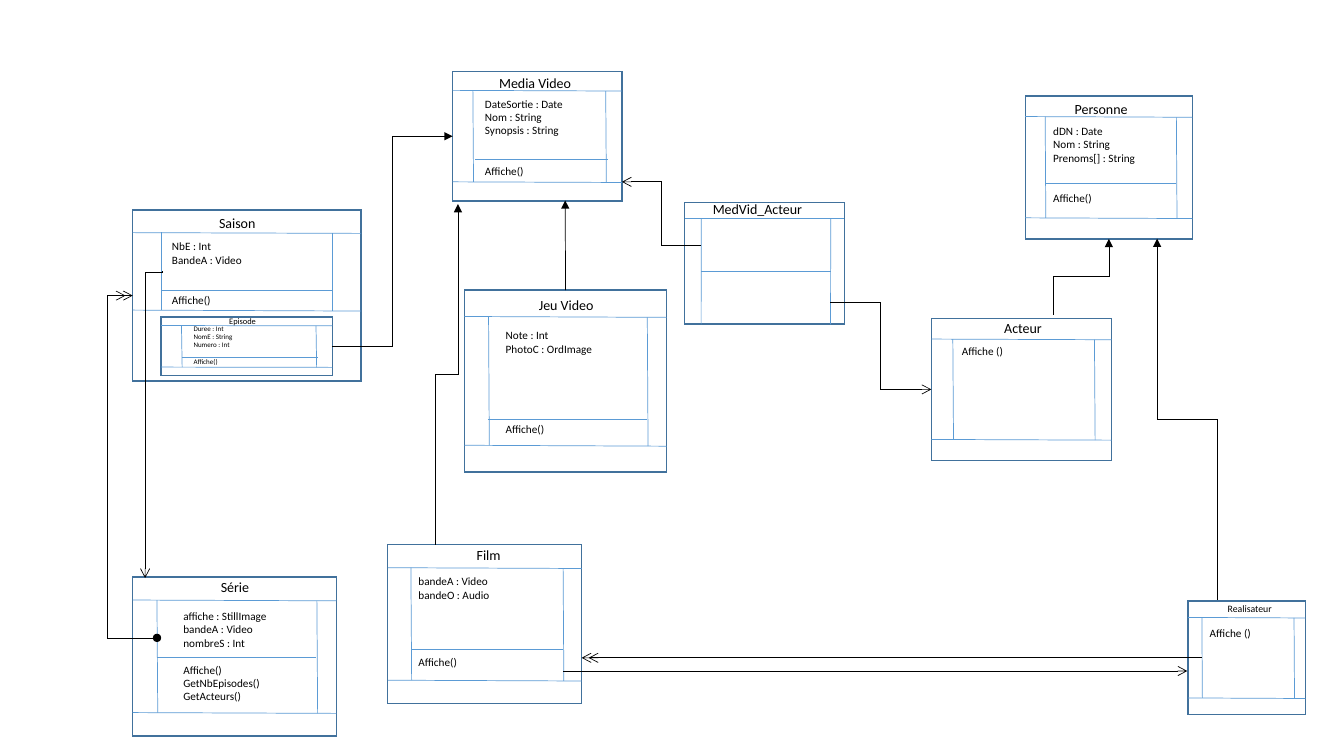
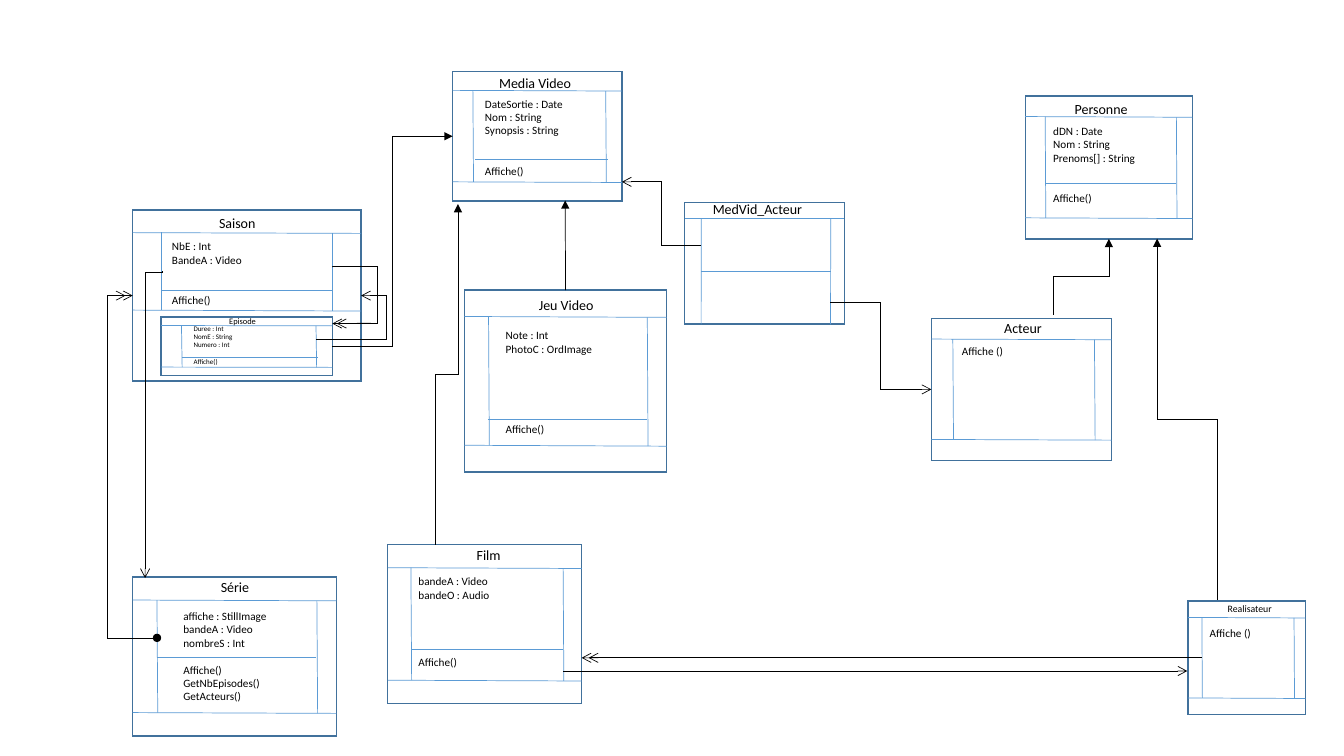
Before and after one commit to Pandailo/ProjetBDM, a slide deck: slide 1 of ProjetBDM_Model/Diagramme_nav.pptx. Drawn at 1344x756 pixels with LibreOffice and Linux fonts; fonts in the diff are those of the drawing. Boxes give left, top, right and bottom in pixels: in the first picture for what was removed or moved away, otherwise in the second. Text is boxed around its words. In the diff, an @@ line names an element or a change of style, - is before the commit and + after.

```diff
--- a/ProjetBDM_Model/Diagramme_nav.pptx
+++ b/ProjetBDM_Model/Diagramme_nav.pptx
@@ elbow line added from (333, 267) to (377, 324), #000000 0.5 pt @@
@@ elbow arrow added from (317, 340) to (361, 295), #000000 0.5 pt @@
@@ arrow added from (377, 324) to (333, 324), #000000 0.5 pt @@
@@ arrow added from (371, 324) to (337, 324), #000000 0.5 pt @@
```
Also in this commit, not shown: 1 other file.
